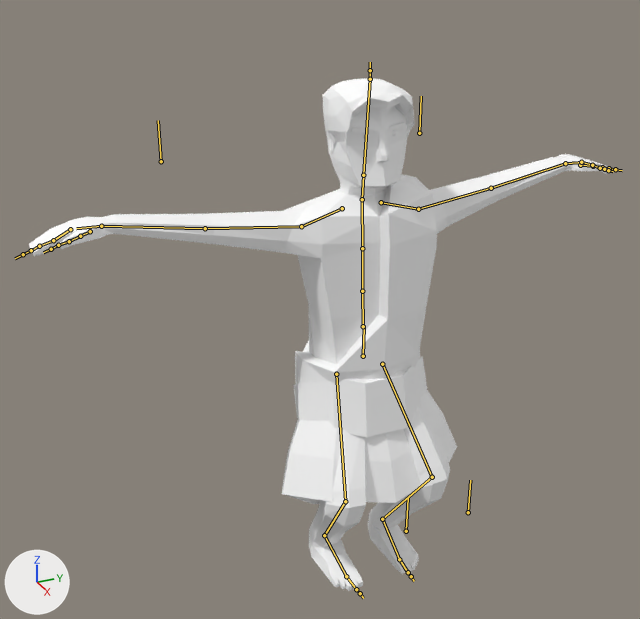
A saved change to the Blender file Blend/HumanPlayer.blend.
One viewpoint serves both versions: a 50 mm lens placed at (6.96, -3.58, 6.41), pointed at (-0.11, -0.4, 2.88). Lighting does not change. The marker at lower left points along +X, +Y and +Z. Both versions are drawn at frame 125 of the action 'Idle'; the numbers are the values there. The bones that bend it are drawn over the model as lines.

Objects in the first picture: 'Belt', 'Human_Mesh', 'Tunic'.
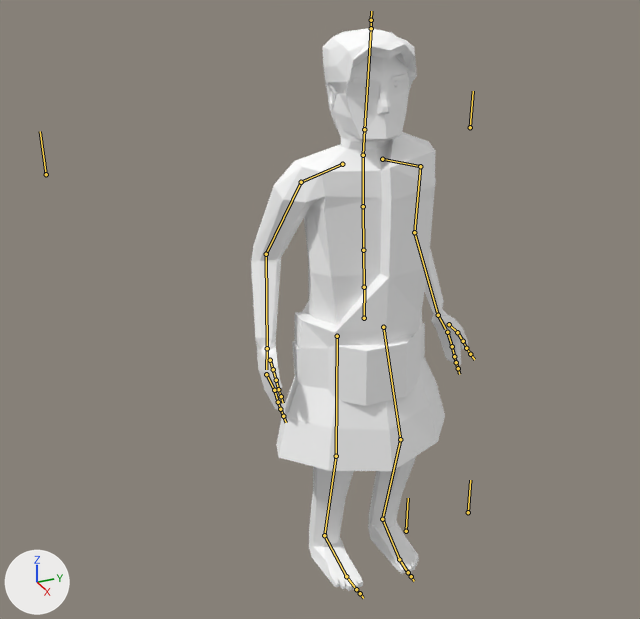
What differs and where, as boxes (x1, y1, x2, y2) in the pictures (640 x 619 px):
'Human_Mesh', posed (63% narrower, 10% taller)
    before: (29, 78, 611, 591)
    after: (251, 28, 468, 591)
'Tunic', posed
    before: (281, 174, 457, 504)
    after: (276, 132, 445, 471)
'Belt', posed
    before: (293, 357, 427, 437)
    after: (292, 323, 425, 406)
bone 'Hips', root to tip
    before: (363, 356) to (364, 327)
    after: (364, 318) to (364, 287)
bone 'HandIKR', root to tip
    before: (101, 226) to (76, 228)
    after: (267, 348) to (266, 369)
bone 'ElbowR', root to tip
    before: (161, 161) to (158, 120)
    after: (46, 174) to (40, 131)
bone 'ElbowL', root to tip
    before: (419, 133) to (421, 96)
    after: (470, 127) to (473, 91)
bone 'HandIKL', root to tip
    before: (565, 163) to (578, 162)
    after: (438, 315) to (445, 328)

What changed in the scene script:
```text
Change bone_hips:
    where bone_hips = bpy.data.objects['Human Armature'].pose.bones['Hips']
    bone_hips.location: (0.0, -0.68, 0.0) -> (0.0, -0.08, 0.0)
Change bone_handikr:
    where bone_handikr = bpy.data.objects['Human Armature'].pose.bones['HandIKR']
    bone_handikr.location: (0.0, 0.0, 0.0) -> (-0.38, -1.98, 2.11)
    bone_handikr.rotation_quaternion: (1.0, 0.0, 0.0, 0.0) -> (0.745, 0.647, 0.083, -0.139)  # degrees (0, 0, 0) -> degrees (81, 18, -6)
Change bone_elbowr:
    where bone_elbowr = bpy.data.objects['Human Armature'].pose.bones['ElbowR']
    bone_elbowr.location: (0.0, 0.0, 0.0) -> (0.0, 0.0, 1.61)
Change bone_elbowl:
    where bone_elbowl = bpy.data.objects['Human Armature'].pose.bones['ElbowL']
    bone_elbowl.location: (0.0, 0.0, 0.0) -> (0.0, 0.0, -0.96)
Change bone_handikl:
    where bone_handikl = bpy.data.objects['Human Armature'].pose.bones['HandIKL']
    bone_handikl.location: (0.0, 0.0, 0.0) -> (0.39, -1.86, 2.22)
    bone_handikl.rotation_quaternion: (1.0, 0.0, 0.0, 0.0) -> (0.871, 0.486, -0.045, 0.05)  # degrees (0, 0, 0) -> degrees (58, -7, 3)
```
